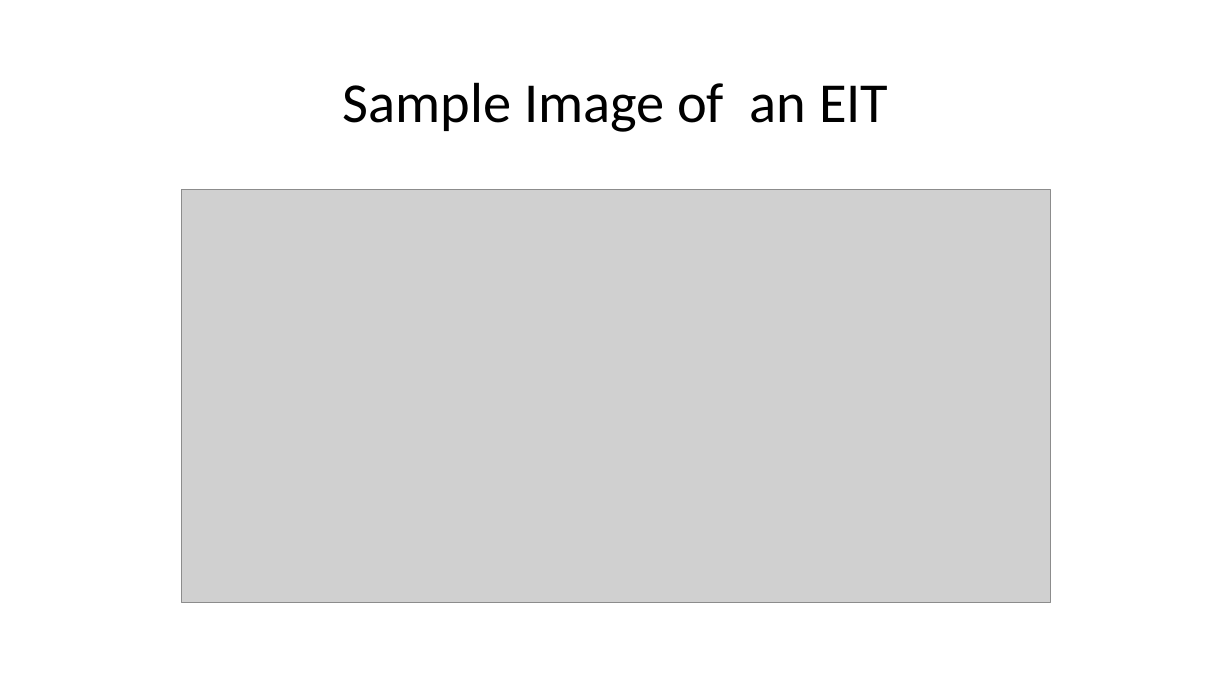
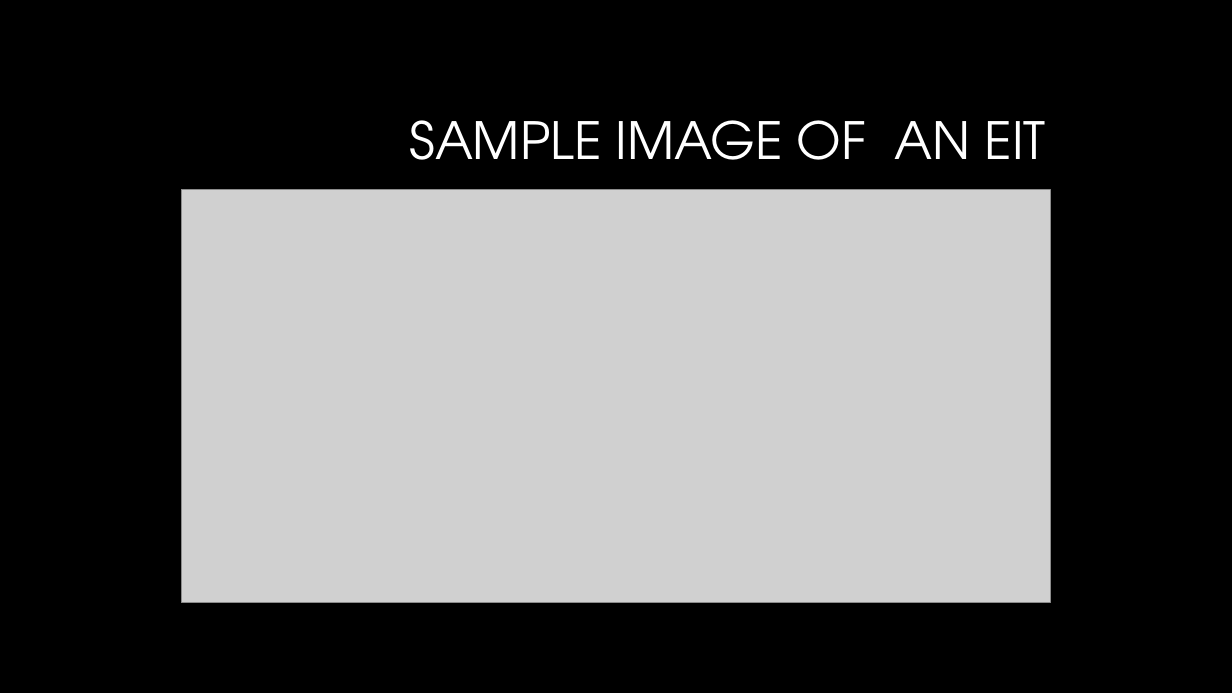
Before and after one commit to nsudhanva/eit, a slide deck: slide 3 of docs/Electrical Impedance Tomography.pptx. Drawn at 1232x693 pixels with LibreOffice and Linux fonts; fonts in the diff are those of the drawing; grey boxes stand for pictures; background and template pictures are left out. Boxes give left, top, right and bottom in pixels: in the first picture for what was removed or moved away, otherwise in the second. Text is boxed around its words. In the diff, an @@ line names an element or a change of style, - is before the commit and + after.

Commit message:
Added Theme

```diff
--- a/docs/Electrical Impedance Tomography.pptx
+++ b/docs/Electrical Impedance Tomography.pptx
@@ background #FFFFFF to #000000 @@
@@ title at (410,120,1046,160): text changed; size 44 to 40 pt; font Calibri to TeX Gyre Adventor; text colour #000000 to #FFFFFF @@
-Sample Image of an EIT
+SAMPLE IMAGE OF AN EIT
```
Also in this commit, not shown: 10 other slides changed.
